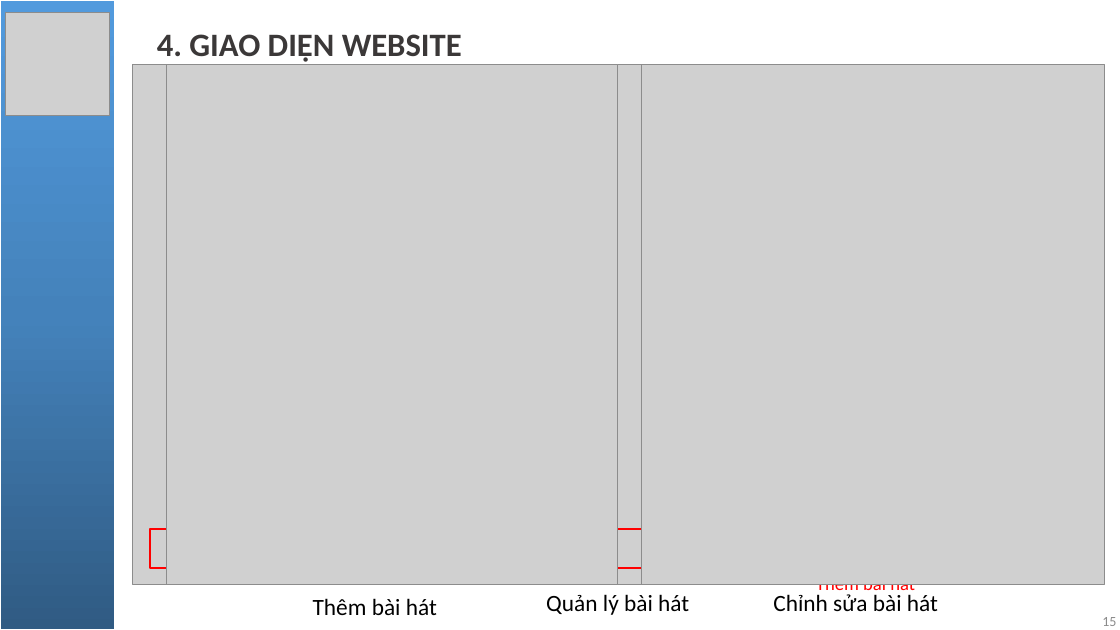
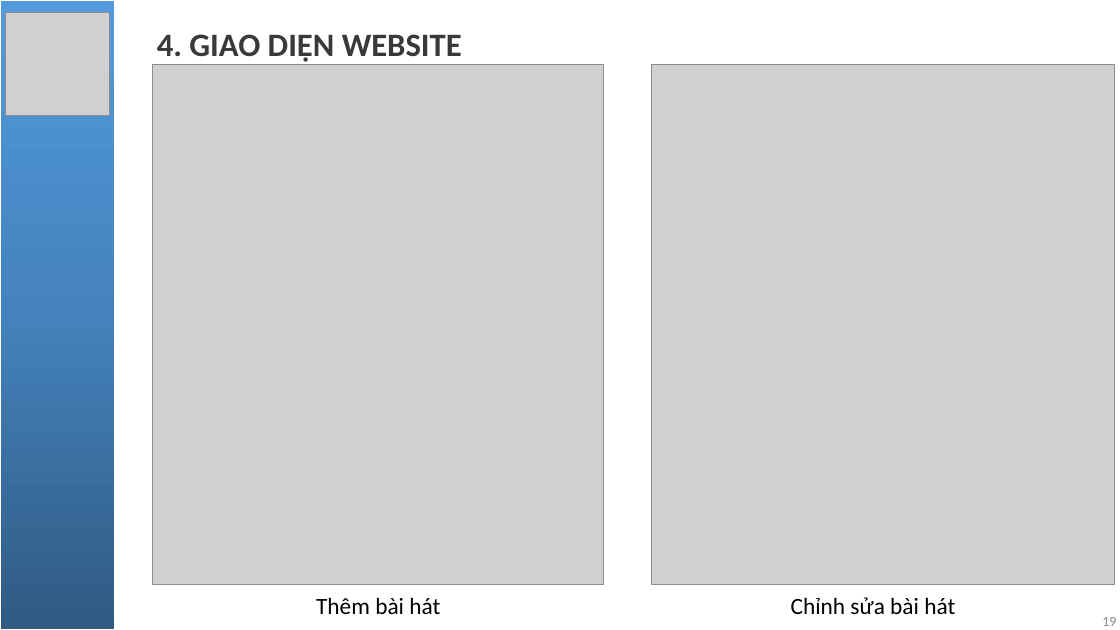
Before and after one commit to NgoQuocBao1010/PHP-Spotify-Clone, a slide deck: slide 19 of pptReport/Báo cáo đồ án.pptx (slide 15 before the commit). Drawn at 1120x630 pixels with LibreOffice and Linux fonts; fonts in the diff are those of the drawing; grey boxes stand for pictures. Boxes give left, top, right and bottom in pixels: in the first picture for what was removed or moved away, otherwise in the second. Text is boxed around its words. In the diff, an @@ line names an element or a change of style, - is before the commit and + after.

Commit message:
update ppt

```diff
--- a/pptReport/Báo cáo đồ án.pptx
+++ b/pptReport/Báo cáo đồ án.pptx
@@ picture removed at box(132, 64, 1103, 584) @@
@@ picture: place and size @@
-picture at box(166, 64, 618, 584)
+picture at box(153, 64, 604, 584)
@@ picture: place and size @@
-picture at box(642, 64, 1105, 584)
+picture at box(652, 64, 1115, 584)
@@ rectangle removed at box(150, 529, 1081, 568) @@
@@ text removed at box(546, 594, 689, 615) @@
-Quản lý bài hát
@@ text "Chỉnh sửa bài hát": place and size @@
-text "Chỉnh sửa bài hát" at box(773, 594, 938, 611)
+text "Chỉnh sửa bài hát" at box(791, 597, 955, 614)
@@ text removed at box(816, 575, 915, 596) @@
-Thêm bài hát
```
Also in this commit, not shown: 3 other slides changed, 4 slides added, 4 other files.
